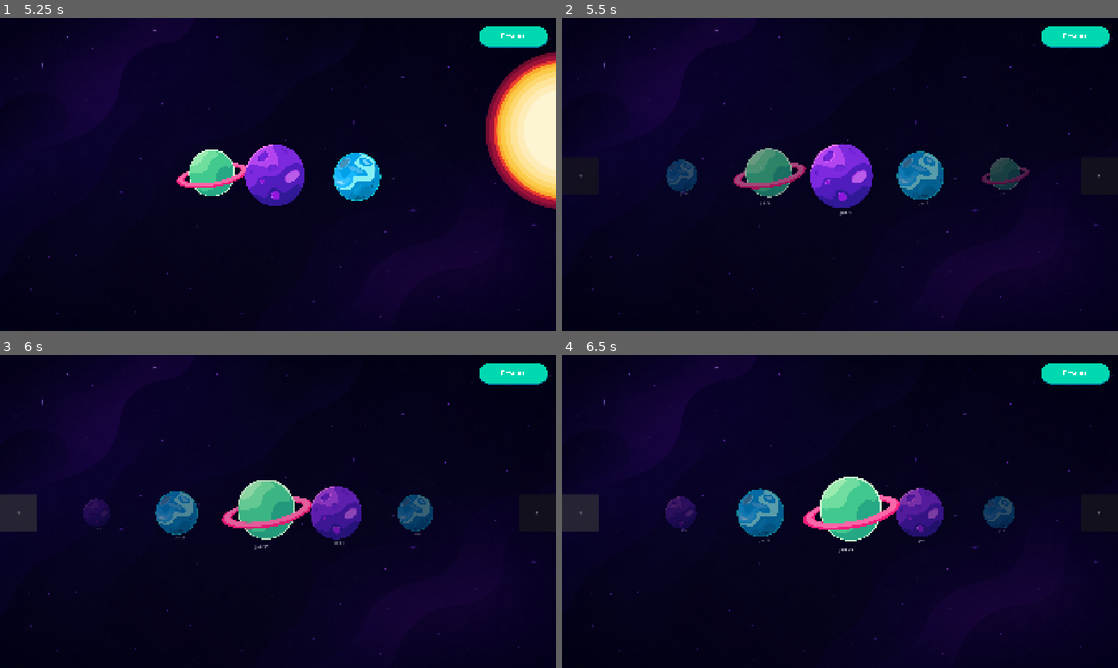
Above: before the commit, frames 1-4 (two rows, left to right).
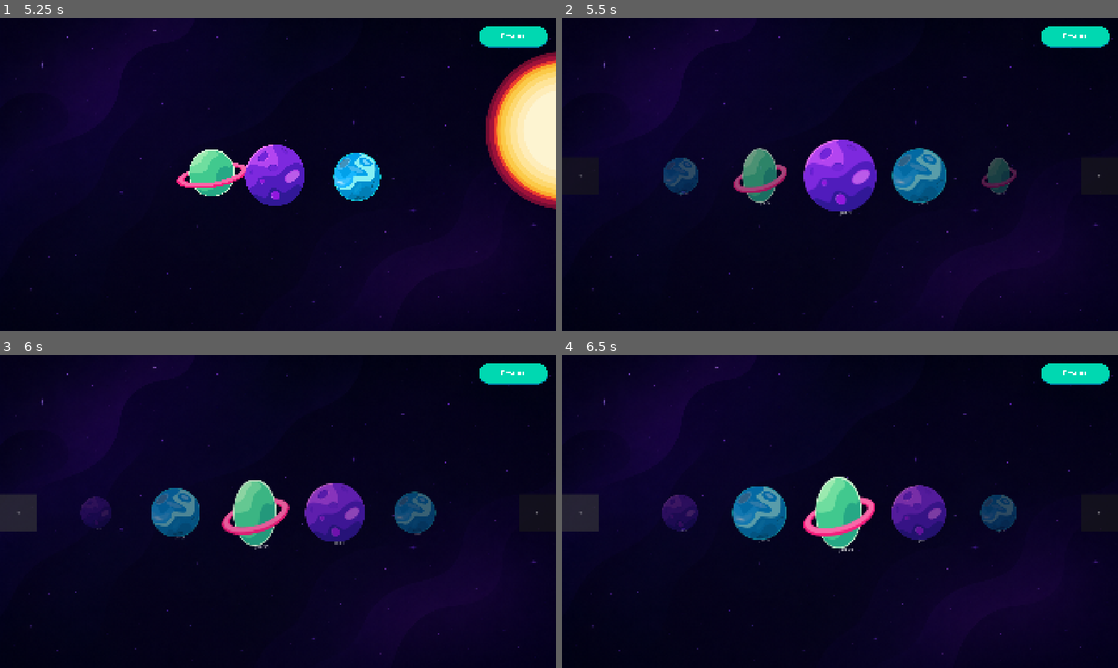
Above: after the commit, the same moments.

Repository: DanilLvov/GamificationTool
Game: Godot game, scene res://Scenes/Menu.tscn
Same seed, same stepped clock (60 frames per second), same inputs: the game is played once before the commit and once after it.
Inputs (mouse positions are in pixels of both pictures, inside the frame that each line leads up to):
- Up to frame 1 (5.25 s): click (278, 287) at 0.5 s; click "Restart" at 1.25 s; click "Restart" at 2 s; click "Restart" at 2.75 s; click "Yes" at 3.5 s; click (278, 287) at 4.25 s; tap Enter at 5 s; move the mouse to (400, 158) at 5.02 s; click (400, 158) at 5.17 s
- Up to frame 2 (5.5 s): no input
- Up to frame 3 (6 s): click "<" at 5.75 s
- Up to frame 4 (6.5 s): no input

Frame 1 is identical in both runs. In frame 2, 3.2% of the frame differs, in the area x 18-85%, y 38-62%; in frame 3, 3.1%; in frame 4, 3.4%, in the area x 18-82%, y 38-62%.

Commit message:
Change planet paths

Diff:
--- a/Database/planets.json
+++ b/Database/planets.json
@@ -1,182 +1,182 @@
 {
     "0": {
         "name": "Job 1",
-        "path": "res://Assets/Objects/planet1.1_no_blur.svg",
-        "scale_x": 0.5,
-        "scale_y": 0.5
+        "path": "res://Assets/Objects/NewPlanets/planet1.svg",
+        "scale_x": 1,
+        "scale_y": 1
     },
     "1": {
         "name": "Job 2",
-        "path": "res://Assets/Objects/planet2.1.svg",
-        "scale_x": 0.5,
-        "scale_y": 0.5
+        "path": "res://Assets/Objects/NewPlanets/planet2.svg",
+        "scale_x": 1,
+        "scale_y": 1
     },
     "2": {
         "name": "Job 3",
-        "path": "res://Assets/Objects/planet3.1.svg",
-        "scale_x": 0.2975,
-        "scale_y": 0.302
+        "path": "res://Assets/Objects/NewPlanets/planet3.svg",
+        "scale_x": 1,
+        "scale_y": 1
     },
     "3": {
         "name": "Job 4",
-        "path": "res://Assets/Objects/planet1.1_no_blur.svg",
-        "scale_x": 0.5,
-        "scale_y": 0.5
+        "path": "res://Assets/Objects/NewPlanets/planet1.svg",
+        "scale_x": 1,
+        "scale_y": 1
     },
     "4": {
         "name": "Job 5",
-        "path": "res://Assets/Objects/planet2.1.svg",
-        "scale_x": 0.5,
-        "scale_y": 0.5
+        "path": "res://Assets/Objects/NewPlanets/planet2.svg",
+        "scale_x": 1,
+        "scale_y": 1
     },
     "5": {
         "name": "Job 6",
-        "path": "res://Assets/Objects/planet3.1.svg",
-        "scale_x": 0.2975,
-        "scale_y": 0.302
+        "path": "res://Assets/Objects/NewPlanets/planet3.svg",
+        "scale_x": 1,
+        "scale_y": 1
     },
     "6": {
         "name": "Job 7",
-        "path": "res://Assets/Objects/planet1.1_no_blur.svg",
-        "scale_x": 0.5,
-        "scale_y": 0.5
+        "path": "res://Assets/Objects/NewPlanets/planet1.svg",
+        "scale_x": 1,
+        "scale_y": 1
     },
     "7": {
         "name": "Job 8",
-        "path": "res://Assets/Objects/planet2.1.svg",
-        "scale_x": 0.5,
-        "scale_y": 0.5
+        "path": "res://Assets/Objects/NewPlanets/planet2.svg",
+        "scale_x": 1,
+        "scale_y": 1
     },
     "8": {
         "name": "Job 9",
-        "path": "res://Assets/Objects/planet3.1.svg",
-        "scale_x": 0.2975,
-        "scale_y": 0.302
+        "path": "res://Assets/Objects/NewPlanets/planet3.svg",
+        "scale_x": 1,
+        "scale_y": 1
     },
     "9": {
         "name": "Job 10",
-        "path": "res://Assets/Objects/planet1.1_no_blur.svg",
-        "scale_x": 0.5,
-        "scale_y": 0.5
+        "path": "res://Assets/Objects/NewPlanets/planet1.svg",
+        "scale_x": 1,
+        "scale_y": 1
     },
     "10": {
         "name": "Job 11",
-        "path": "res://Assets/Objects/planet2.1.svg",
-        "scale_x": 0.5,
-        "scale_y": 0.5
+        "path": "res://Assets/Objects/NewPlanets/planet2.svg",
+        "scale_x": 1,
+        "scale_y": 1
     },
     "11": {
         "name": "Job 12",
-        "path": "res://Assets/Objects/planet3.1.svg",
-        "scale_x": 0.2975,
-        "scale_y": 0.302
+        "path": "res://Assets/Objects/NewPlanets/planet3.svg",
+        "scale_x": 1,
+        "scale_y": 1
     },
     "12": {
         "name": "Job 13",
-        "path": "res://Assets/Objects/planet1.1_no_blur.svg",
-        "scale_x": 0.5,
-        "scale_y": 0.5
+        "path": "res://Assets/Objects/NewPlanets/planet1.svg",
+        "scale_x": 1,
+        "scale_y": 1
     },
     "13": {
         "name": "Job 14",
-        "path": "res://Assets/Objects/planet2.1.svg",
-        "scale_x": 0.5,
-        "scale_y": 0.5
+        "path": "res://Assets/Objects/NewPlanets/planet2.svg",
+        "scale_x": 1,
+        "scale_y": 1
     },
     "14": {
         "name": "Job 15",
-        "path": "res://Assets/Objects/planet3.1.svg",
-        "scale_x": 0.2975,
-        "scale_y": 0.302
+        "path": "res://Assets/Objects/NewPlanets/planet3.svg",
+        "scale_x": 1,
+        "scale_y": 1
     },
     "15": {
         "name": "Job 16",
-        "path": "res://Assets/Objects/planet1.1_no_blur.svg",
-        "scale_x": 0.5,
-        "scale_y": 0.5
+        "path": "res://Assets/Objects/NewPlanets/planet1.svg",
+        "scale_x": 1,
+        "scale_y": 1
     },
     "16": {
         "name": "Job 17",
-        "path": "res://Assets/Objects/planet2.1.svg",
-        "scale_x": 0.5,
-        "scale_y": 0.5
+        "path": "res://Assets/Objects/NewPlanets/planet2.svg",
+        "scale_x": 1,
+        "scale_y": 1
     },
     "17": {
         "name": "Job 18",
-        "path": "res://Assets/Objects/planet3.1.svg",
-        "scale_x": 0.2975,
-        "scale_y": 0.302
+        "path": "res://Assets/Objects/NewPlanets/planet3.svg",
+        "scale_x": 1,
+        "scale_y": 1
     },
     "18": {
         "name": "Job 19",
-        "path": "res://Assets/Objects/planet1.1_no_blur.svg",
-        "scale_x": 0.5,
-        "scale_y": 0.5
+        "path": "res://Assets/Objects/NewPlanets/planet1.svg",
+        "scale_x": 1,
+        "scale_y": 1
     },
     "19": {
         "name": "Job 20",
-        "path": "res://Assets/Objects/planet2.1.svg",
-        "scale_x": 0.5,
-        "scale_y": 0.5
+        "path": "res://Assets/Objects/NewPlanets/planet2.svg",
+        "scale_x": 1,
+        "scale_y": 1
     },
     "20": {
         "name": "Job 21",
-        "path": "res://Assets/Objects/planet3.1.svg",
-        "scale_x": 0.2975,
-        "scale_y": 0.302
+        "path": "res://Assets/Objects/NewPlanets/planet3.svg",
+        "scale_x": 1,
+        "scale_y": 1
     },
     "21": {
         "name": "Job 22",
-        "path": "res://Assets/Objects/planet1.1_no_blur.svg",
-        "scale_x": 0.5,
-        "scale_y": 0.5
+        "path": "res://Assets/Objects/NewPlanets/planet1.svg",
+        "scale_x": 1,
+        "scale_y": 1
     },
     "22": {
         "name": "Job 23",
-        "path": "res://Assets/Objects/planet2.1.svg",
-        "scale_x": 0.5,
-        "scale_y": 0.5
+        "path": "res://Assets/Objects/NewPlanets/planet2.svg",
+        "scale_x": 1,
+        "scale_y": 1
     },
     "23": {
         "name": "Job 24",
-        "path": "res://Assets/Objects/planet3.1.svg",
-        "scale_x": 0.2975,
-        "scale_y": 0.302
+        "path": "res://Assets/Objects/NewPlanets/planet3.svg",
+        "scale_x": 1,
+        "scale_y": 1
     },
     "24": {
         "name": "Job 25",
-        "path": "res://Assets/Objects/planet1.1_no_blur.svg",
-        "scale_x": 0.5,
-        "scale_y": 0.5
+        "path": "res://Assets/Objects/NewPlanets/planet1.svg",
+        "scale_x": 1,
+        "scale_y": 1
     },
     "25": {
         "name": "Job 26",
-        "path": "res://Assets/Objects/planet2.1.svg",
-        "scale_x": 0.5,
-        "scale_y": 0.5
+        "path": "res://Assets/Objects/NewPlanets/planet2.svg",
+        "scale_x": 1,
+        "scale_y": 1
     },
     "26": {
         "name": "Job 27",
-        "path": "res://Assets/Objects/planet3.1.svg",
-        "scale_x": 0.2975,
-        "scale_y": 0.302
+        "path": "res://Assets/Objects/NewPlanets/planet3.svg",
+        "scale_x": 1,
+        "scale_y": 1
     },
     "27": {
         "name": "Job 28",
-        "path": "res://Assets/Objects/planet1.1_no_blur.svg",
-        "scale_x": 0.5,
-        "scale_y": 0.5
+        "path": "res://Assets/Objects/NewPlanets/planet1.svg",
+        "scale_x": 1,
+        "scale_y": 1
     },
     "28": {
         "name": "Job 29",
-        "path": "res://Assets/Objects/planet2.1.svg",
-        "scale_x": 0.5,
-        "scale_y": 0.5
+        "path": "res://Assets/Objects/NewPlanets/planet2.svg",
+        "scale_x": 1,
+        "scale_y": 1
     },
     "29": {
         "name": "Job 30",
-        "path": "res://Assets/Objects/planet3.1.svg",
-        "scale_x": 0.2975,
-        "scale_y": 0.302
+        "path": "res://Assets/Objects/NewPlanets/planet3.svg",
+        "scale_x": 1,
+        "scale_y": 1
     }
 }
--- a/Scenes/Menu.tscn
+++ b/Scenes/Menu.tscn
@@ -135,6 +135,7 @@
 vertical_alignment = 1
 
 [node name="JobSelection" parent="." unique_id=677812127 instance=ExtResource("6_idohh")]
+visible = false
 
 [connection signal="pressed" from="StartScreen/StartButton" to="." method="_on_start_button_pressed"]
 [connection signal="pressed" from="RestartButton" to="." method="_on_restart_button_pressed"]
Not shown, added: Assets/Animations/TestAnimation/00000.png.import
Not shown, added: Assets/Animations/TestAnimation/00001.png.import
Not shown, added: Assets/Animations/TestAnimation/00002.png.import
Not shown, added: Assets/Animations/TestAnimation/00003.png.import
Not shown, added: Assets/Fonts/Jura/Jura-VariableFont_wght.ttf.import
Not shown, added: Assets/Fonts/Jura/static/Jura-Bold.ttf.import
Not shown, added: Assets/Fonts/Jura/static/Jura-Light.ttf.import
Not shown, added: Assets/Fonts/Jura/static/Jura-Medium.ttf.import
Not shown, added: Assets/Fonts/Jura/static/Jura-Regular.ttf.import
Not shown, added: Assets/Fonts/Jura/static/Jura-SemiBold.ttf.import
Not shown, added: Assets/Fonts/Orbitron/Orbitron-VariableFont_wght.ttf.import
Not shown, added: Assets/Fonts/Orbitron/static/Orbitron-Black.ttf.import
(and 22 more such lines)
